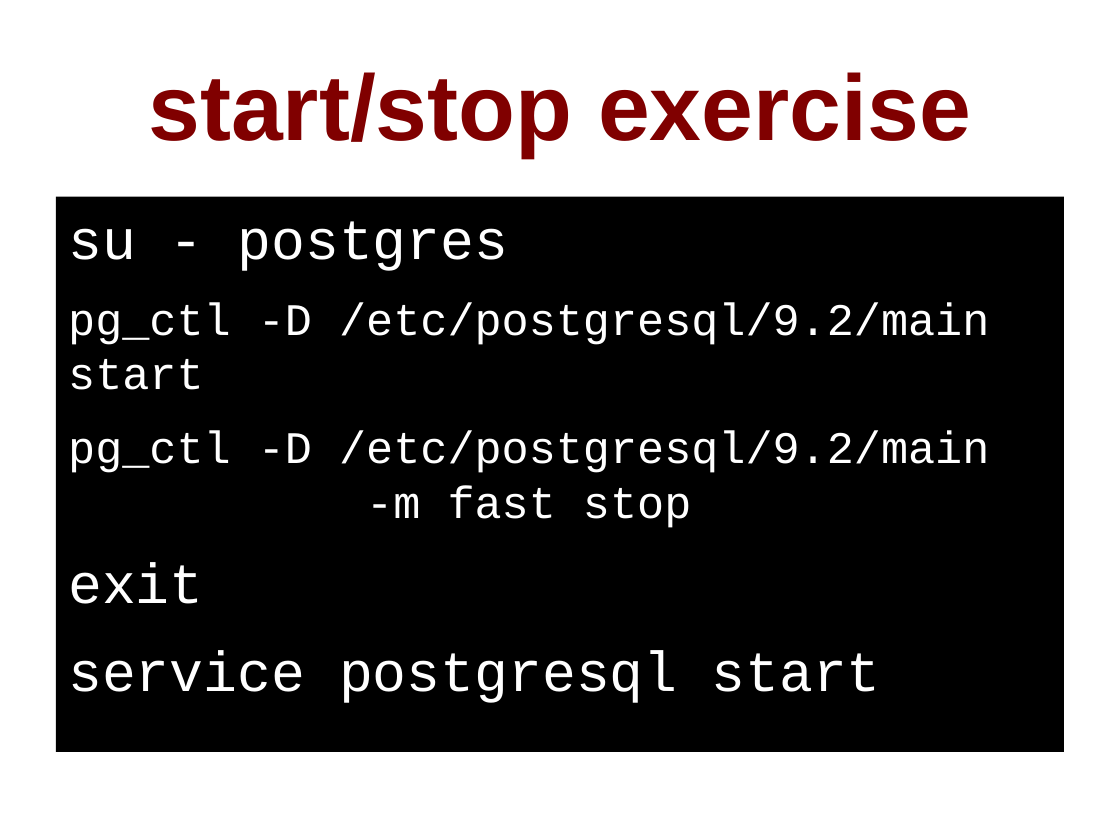
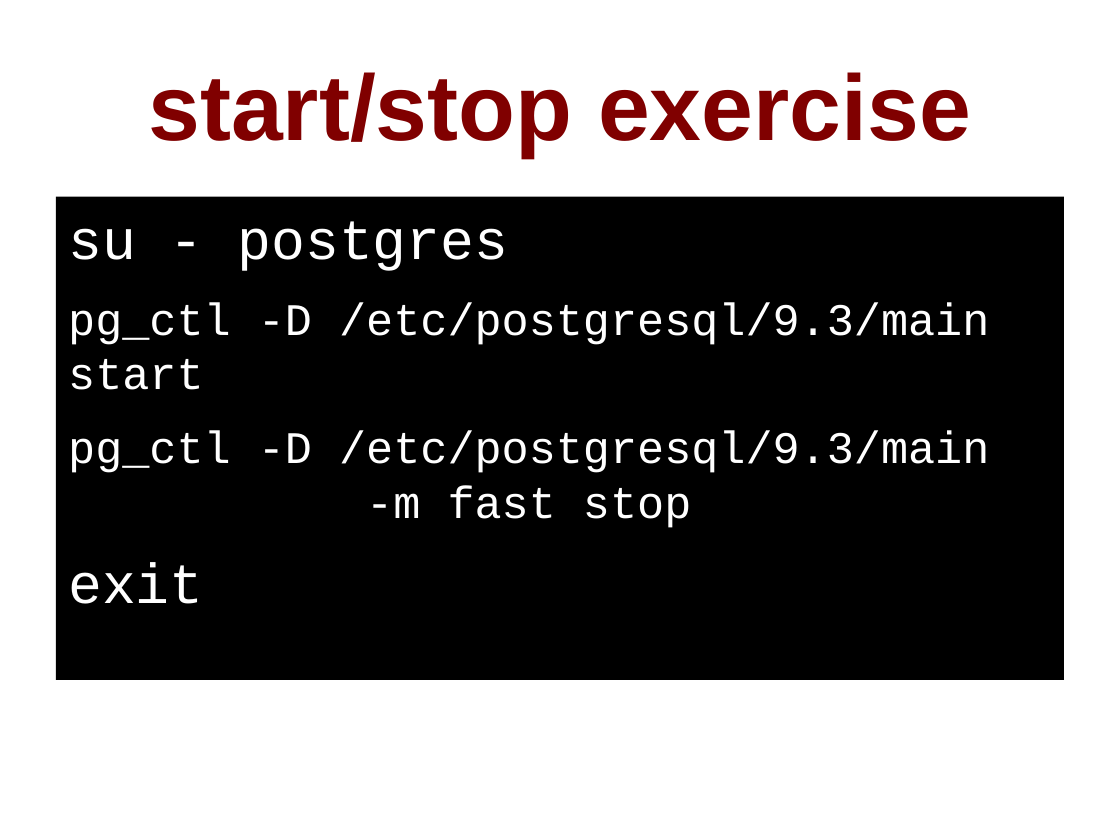
Before and after one commit to pgexperts/accidentalDBA, a slide deck: slide 34 of tutorial/accidental_dba_oscon.odp (slide 33 before the commit). Drawn at 1120x840 pixels with LibreOffice and Linux fonts; fonts in the diff are those of the drawing. Boxes give left, top, right and bottom in pixels: in the first picture for what was removed or moved away, otherwise in the second. Text is boxed around its words. In the diff, an @@ line names an element or a change of style, - is before the commit and + after.

```diff
--- a/tutorial/accidental_dba_oscon.odp
+++ b/tutorial/accidental_dba_oscon.odp
@@ text "su - postgres": place and size @@
-text "su - postgres" at [56,196,1064,761]
+text "su - postgres" at [56,196,1064,690]
@@ text at [68,303,989,528]: text changed @@
-pg_ctl -D /etc/postgresql/9.2/main start
-pg_ctl -D /etc/postgresql/9.2/main
--m fast stop
+pg_ctl -D /etc/postgresql/9.3/main start
+pg_ctl -D /etc/postgresql/9.3/main
+-m fast stop
@@ text at [68,650,881,703]: paragraph removed @@
-service postgresql start
```
Also in this commit, not shown: 21 other slides changed, 6 slides added, 8 slides removed, 9 other files.
